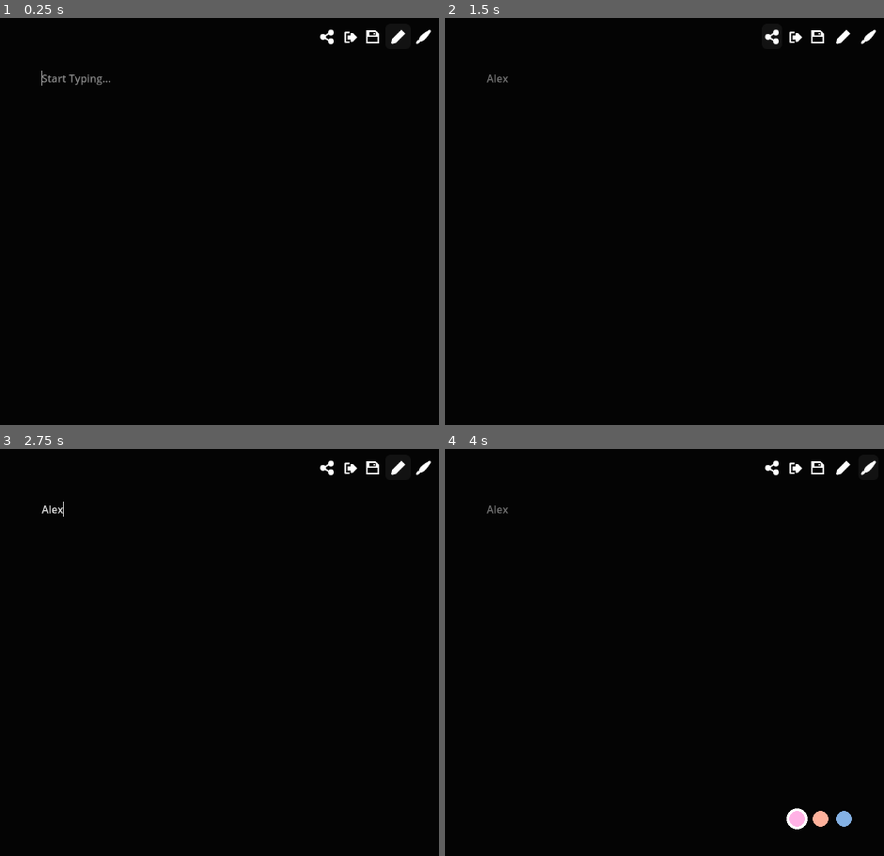
Above: before the commit, frames 1-4 (two rows, left to right).
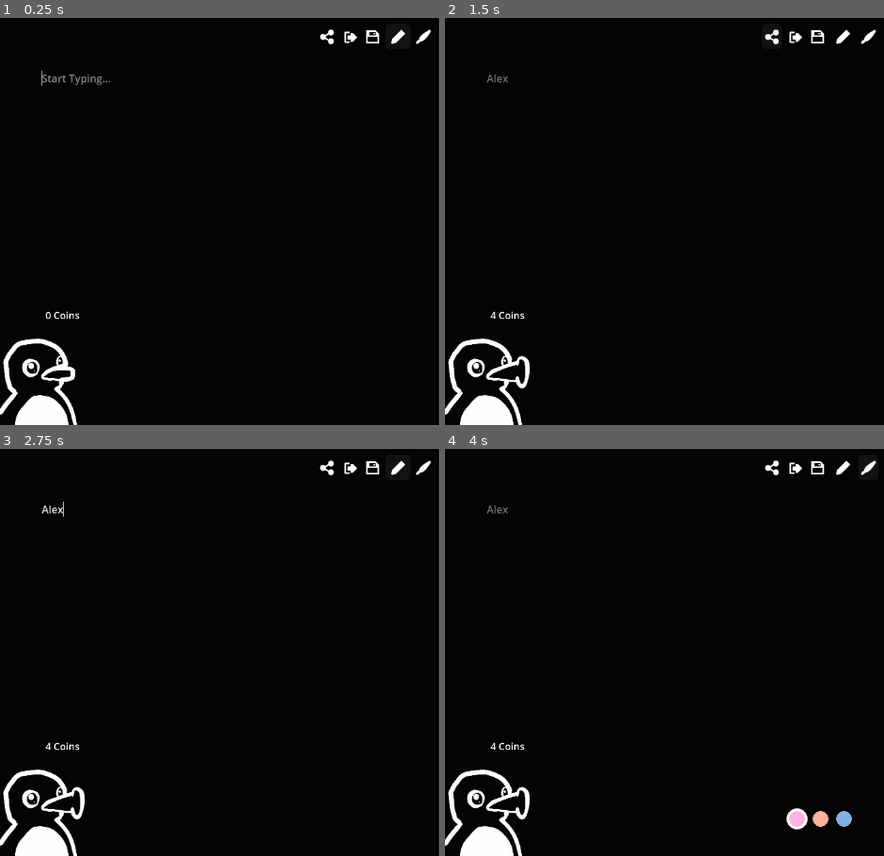
Above: after the commit, the same moments.

Repository: Username4D/nootnotes
Game: Godot game, scene res://scenes/view.tscn
The game is run twice, just before and just after one commit, with the same random seed, the same clock (stepped at 60 frames per second) and the same inputs.
Inputs (mouse positions are in pixels of both pictures, inside the frame that each line leads up to):
- Up to frame 1 (0.25 s): no input
- Up to frame 2 (1.5 s): click (822, 233) at 0.52 s; type "Alex" at 0.6 s; click (769, 38) at 1.25 s
- Up to frame 3 (2.75 s): click (399, 469) at 2 s
- Up to frame 4 (4 s): click (866, 469) at 2.75 s; click (818, 664) at 3.5 s

The runs differ from the first frame. In frame 1, 1.7% of the frame differs, in the area x 0-19%, y 72-100%; in frame 2, 1.7%, in the area x 0-20%, y 72-100%; in frame 3, 1.7%; in frame 4, 1.7%.

Commit message:
added noot character and coins display

Diff:
--- a/Scripts/drawing_area.gd
+++ b/Scripts/drawing_area.gd
@@ -15,7 +15,7 @@
 func _on_pressed():
 	start_pos = get_viewport().get_mouse_position() + Vector2(-32, $"../ScrollContainer".scroll_vertical - 96)
 	new_line = Line2D.new()
-	new_line.width = 32.0
+	new_line.width =24.0
 	new_line.modulate.a = 0.2
 	new_line.default_color = UiHandler.color
 	new_line.add_point(start_pos)
--- /dev/null
+++ b/Scripts/noot.gd
@@ -0,0 +1,6 @@
+extends AnimatedSprite2D
+
+func _input(event):
+	if event is InputEventKey and event.pressed:
+		self.frame = 0
+		self.play("default")
--- a/Scripts/ui_handler.gd
+++ b/Scripts/ui_handler.gd
@@ -3,3 +3,4 @@
 var mode = "type"
 signal mode_update
 var color = Color(Color.WHEAT)
+var coins = 0
--- a/project.godot
+++ b/project.godot
@@ -20,7 +20,7 @@
 
 [editor_plugins]
 
-enabled=PackedStringArray("res://addons/godot-wakatime/plugin.cfg", "res://addons/godot_super-wakatime/plugin.cfg")
+enabled=PackedStringArray("res://addons/godot_super-wakatime/plugin.cfg")
 
 [input]
 
--- /dev/null
+++ b/scenes/noot.gd
@@ -0,0 +1,10 @@
+extends AnimatedSprite2D
+
+func _input(event):
+	if event is InputEventKey and event.pressed and not event.is_echo():
+		self.frame = 0
+		self.play("default")
+		UiHandler.coins += 1
+
+func _process(delta: float) -> void:
+	$Label.text = var_to_str(UiHandler.coins) + " Coins"
--- a/scenes/view.tscn
+++ b/scenes/view.tscn
@@ -1,11 +1,66 @@
-[gd_scene load_steps=6 format=3 uid="uid://cuiu1dc13ohg5"]
+[gd_scene load_steps=16 format=3 uid="uid://cuiu1dc13ohg5"]
 
 [ext_resource type="PackedScene" uid="uid://bulxy2b3s2r43" path="res://scenes/navbar.tscn" id="1_05um8"]
 [ext_resource type="PackedScene" uid="uid://tv7mkv6amtfn" path="res://scenes/text_box.tscn" id="2_56gac"]
 [ext_resource type="PackedScene" uid="uid://co82q7mh2whxe" path="res://scenes/color_bar.tscn" id="3_oodm0"]
 [ext_resource type="Script" uid="uid://dr8snksqm0kau" path="res://Scripts/drawing_area.gd" id="4_l8ii4"]
+[ext_resource type="Texture2D" uid="uid://cetmoqdvm6gqg" path="res://Assets/noot.png" id="5_1f5jj"]
+[ext_resource type="Script" uid="uid://drae1hewl858x" path="res://Scenes/noot.gd" id="6_liibb"]
 
 [sub_resource type="StyleBoxEmpty" id="StyleBoxEmpty_56gac"]
+
+[sub_resource type="AtlasTexture" id="AtlasTexture_k6ewd"]
+atlas = ExtResource("5_1f5jj")
+region = Rect2(7168, 0, 512, 512)
+
+[sub_resource type="AtlasTexture" id="AtlasTexture_pq2kr"]
+atlas = ExtResource("5_1f5jj")
+region = Rect2(7680, 0, 512, 512)
+
+[sub_resource type="AtlasTexture" id="AtlasTexture_bhqkc"]
+atlas = ExtResource("5_1f5jj")
+region = Rect2(8192, 0, 512, 512)
+
+[sub_resource type="AtlasTexture" id="AtlasTexture_pbjii"]
+atlas = ExtResource("5_1f5jj")
+region = Rect2(8704, 0, 512, 512)
+
+[sub_resource type="AtlasTexture" id="AtlasTexture_voysv"]
+atlas = ExtResource("5_1f5jj")
+region = Rect2(512, 0, 512, 512)
+
+[sub_resource type="AtlasTexture" id="AtlasTexture_lbmxt"]
+atlas = ExtResource("5_1f5jj")
+region = Rect2(1024, 0, 512, 512)
+
+[sub_resource type="SpriteFrames" id="SpriteFrames_4n05q"]
+animations = [{
+"frames": [{
+"duration": 1.0,
+"texture": SubResource("AtlasTexture_k6ewd")
+}, {
+"duration": 1.0,
+"texture": SubResource("AtlasTexture_pq2kr")
+}, {
+"duration": 1.0,
+"texture": SubResource("AtlasTexture_bhqkc")
+}, {
+"duration": 1.0,
+"texture": SubResource("AtlasTexture_pbjii")
+}, {
+"duration": 1.0,
+"texture": SubResource("AtlasTexture_voysv")
+}, {
+"duration": 1.0,
+"texture": SubResource("AtlasTexture_lbmxt")
+}],
+"loop": false,
+"name": &"default",
+"speed": 30.0
+}]
+
+[sub_resource type="LabelSettings" id="LabelSettings_1f5jj"]
+font_size = 40
 
 [node name="view" type="Control"]
 layout_mode = 3
@@ -26,6 +81,8 @@
 offset_top = 96.0
 offset_right = 1120.0
 offset_bottom = 608.0
+follow_focus = true
+horizontal_scroll_mode = 0
 
 [node name="Control" type="PanelContainer" parent="ScrollContainer"]
 layout_mode = 2
@@ -36,6 +93,7 @@
 [node name="TextEdit" parent="ScrollContainer/Control" instance=ExtResource("2_56gac")]
 custom_minimum_size = Vector2(1088, 512)
 layout_mode = 2
+wrap_mode = 1
 scroll_fit_content_height = true
 scroll_fit_content_width = true
 
@@ -57,5 +115,21 @@
 offset_right = 1152.0
 offset_bottom = 639.99
 
+[node name="noot" type="AnimatedSprite2D" parent="."]
+position = Vector2(96, 554.7)
+scale = Vector2(0.375, 0.375)
+sprite_frames = SubResource("SpriteFrames_4n05q")
+script = ExtResource("6_liibb")
+
+[node name="Label" type="Label" parent="noot"]
+offset_left = -256.0
+offset_top = -285.0
+offset_right = 256.0
+offset_bottom = -115.0
+text = "356753673546756"
+label_settings = SubResource("LabelSettings_1f5jj")
+horizontal_alignment = 1
+vertical_alignment = 1
+
 [connection signal="button_up" from="drawing_area" to="drawing_area" method="_on_button_up"]
 [connection signal="pressed" from="drawing_area" to="drawing_area" method="_on_pressed"]
Binary file added: Assets/IMG_5024.GIF
Not shown, added: Assets/IMG_5024.GIF.import
Binary file added: Assets/noot.png
Not shown, changed: Assets/noot.png.import
Not shown, added: Scripts/noot.gd.uid
Binary file removed: images/godotwaka.png
Not shown, removed: images/godotwaka.png.import
Binary file removed: images/godotwaka2.png
Not shown, removed: images/godotwaka2.png.import
Binary file removed: images/icon.jpg
Not shown, added: scenes/noot.gd.uid
